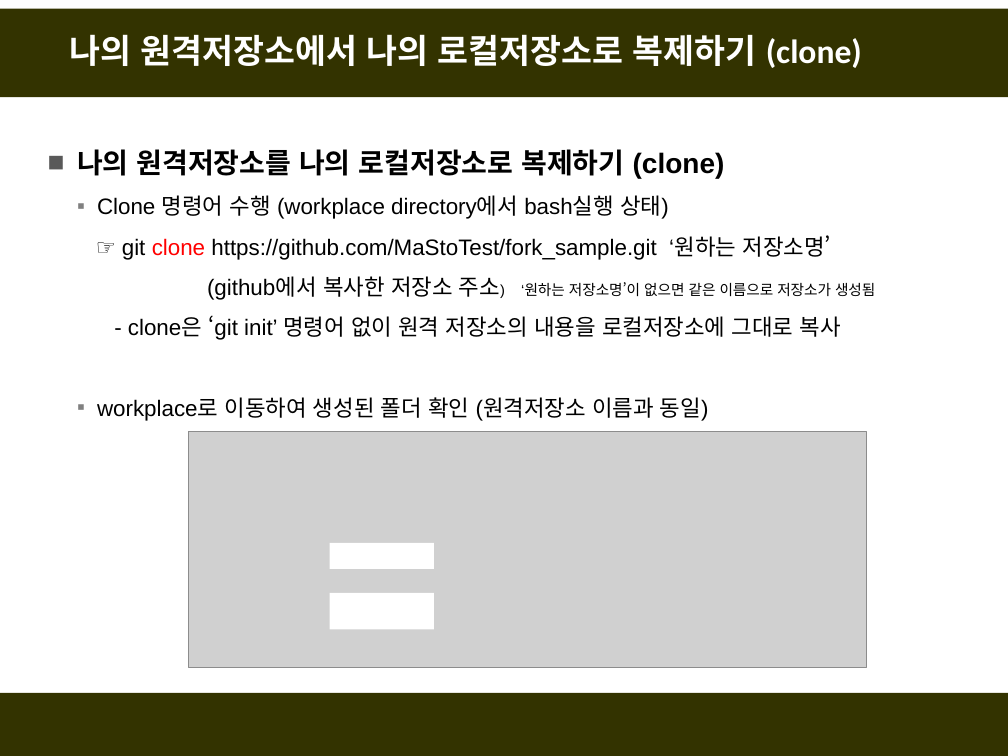
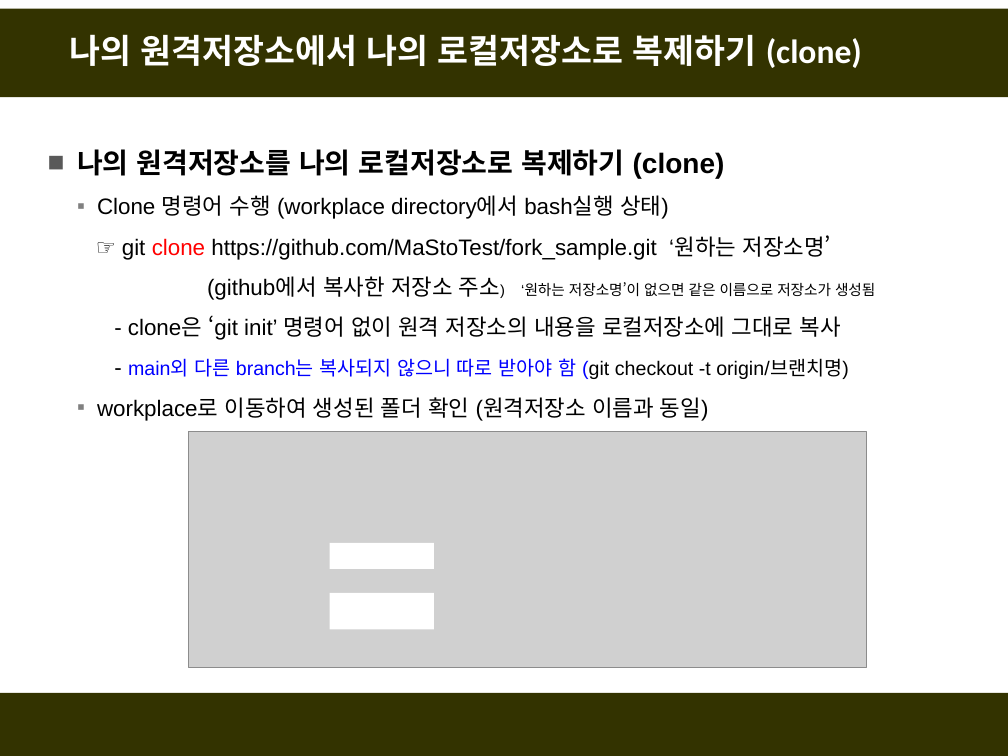
Before and after one commit to fasthill/github-lecture, a slide deck: slide 11 of git및github첫걸음3-forkclonePR.pptx. Drawn at 1008x756 pixels with LibreOffice and Linux fonts; fonts in the diff are those of the drawing; grey boxes stand for pictures. Boxes give left, top, right and bottom in pixels: in the first picture for what was removed or moved away, otherwise in the second. Text is boxed around its words. In the diff, an @@ line names an element or a change of style, - is before the commit and + after.

```diff
--- a/git및github첫걸음3-forkclonePR.pptx
+++ b/git및github첫걸음3-forkclonePR.pptx
@@ text at bbox=[128, 358, 849, 379]: paragraph added @@
+  - main외 다른 branch는 복사되지 않으니 따로 받아야 함 (git checkout -t origin/브랜치명)
```
